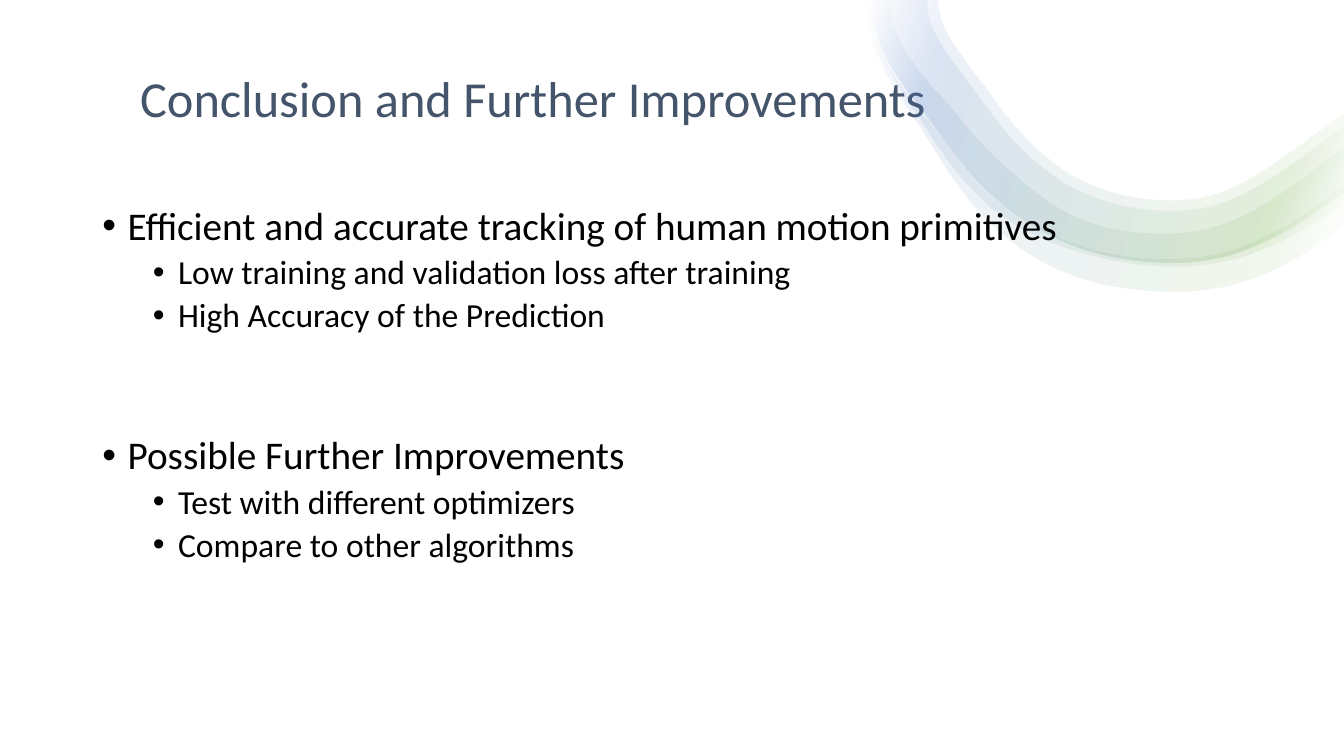
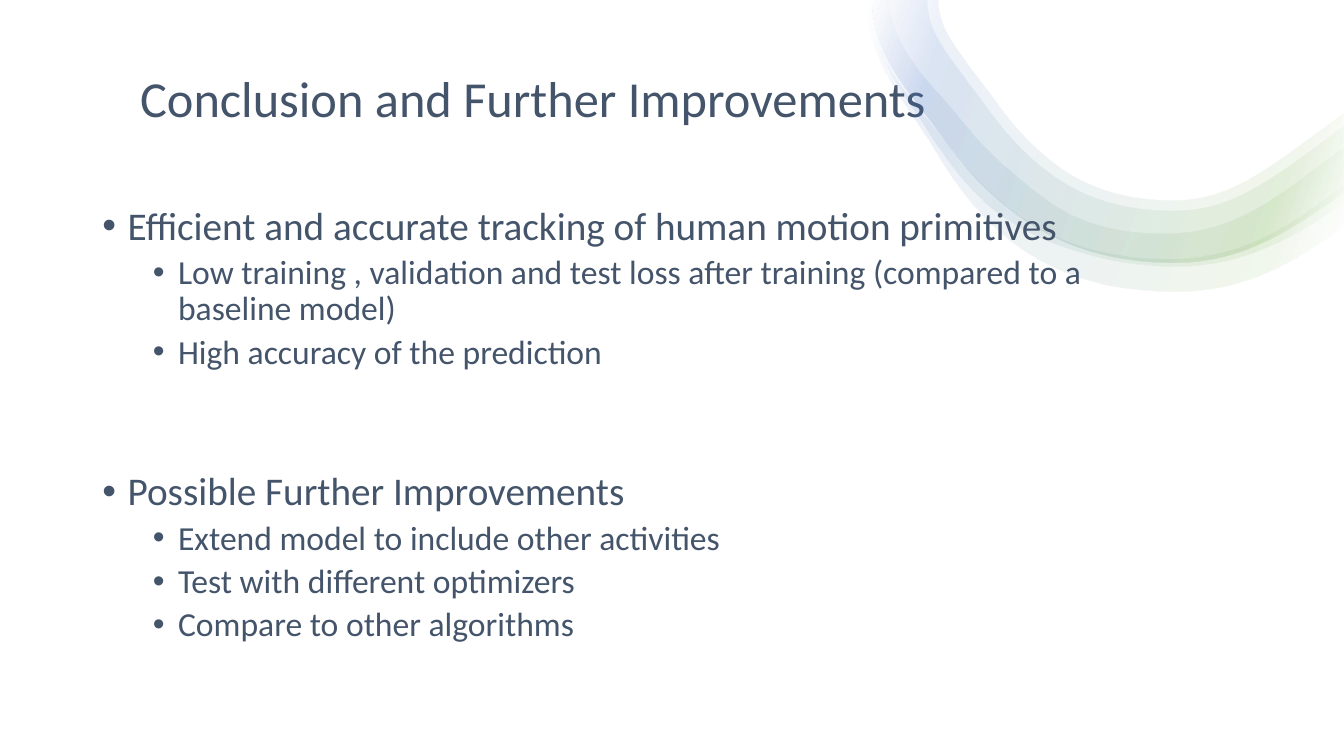
Before and after one commit to erikhelmut/ADL-recognition-with-wrist-worn-accelerometer, a slide deck: slide 9 of Activities of Daily Living-recognition-with-wrist-worn-accelerometer.pptx. Drawn at 1344x756 pixels with LibreOffice and Linux fonts; fonts in the diff are those of the drawing. Boxes give left, top, right and bottom in pixels: in the first picture for what was removed or moved away, otherwise in the second. Text is boxed around its words. In the diff, an @@ line names an element or a change of style, - is before the commit and + after.

```diff
--- a/Activities of Daily Living-recognition-with-wrist-worn-accelerometer.pptx
+++ b/Activities of Daily Living-recognition-with-wrist-worn-accelerometer.pptx
@@ text at <box>128,209,1056,642</box>: text colour #000000 to #44546A in "Efficient and accurate tracking of human motion ...", "Possible Further Improvements", "Test with different optimizers", "Compare to other algorithms" @@
@@ text at <box>178,260,1081,370</box>: text changed; text colour #000000 to #44546A @@
-  • Low training and validation loss after training
-  • High Accuracy of the Prediction
+  • Low training , validation and test loss after training (compared to a baseline model)
+  • High accuracy of the prediction
@@ text at <box>178,526,719,551</box>: paragraph added @@
+  • Extend model to include other activities
```
Also in this commit, not shown: 7 other slides changed, 1 other file.
